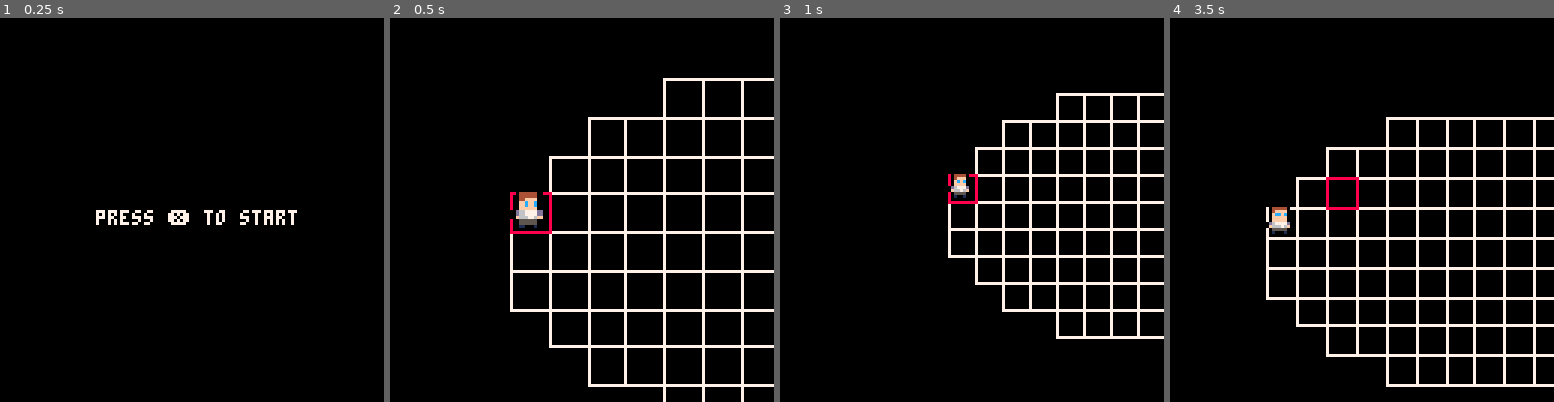
Above: before the commit, frames 1-4 (left to right).
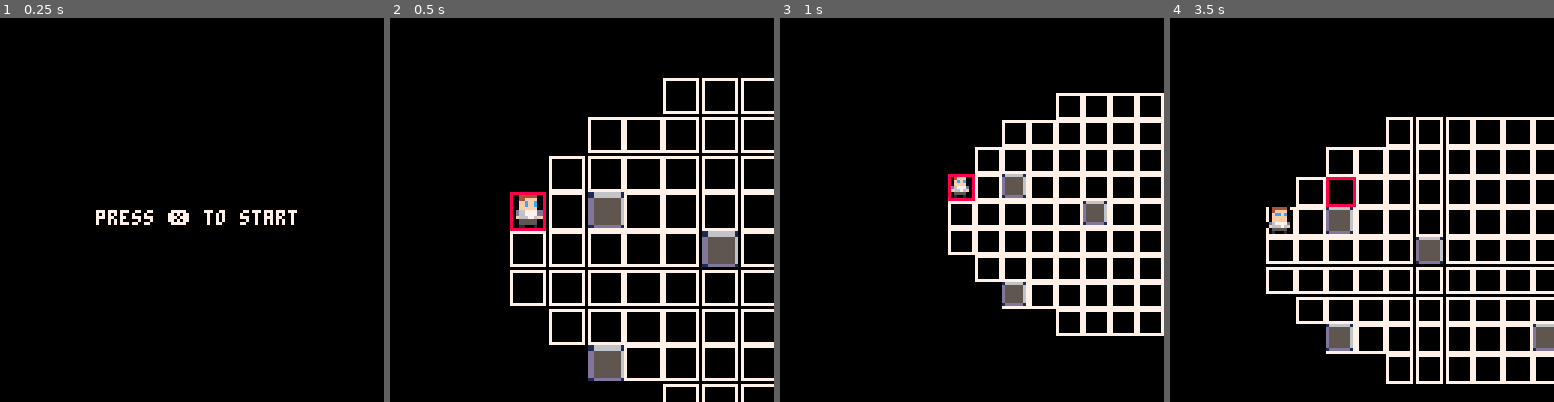
Above: after the commit, the same moments.

Repository: bancliffe/arena
Game: PICO-8 cartridge arena.p8
Same seed, same stepped clock (60 frames per second), same inputs: the game is played once before the commit and once after it.
Inputs:
- Up to frame 1 (0.25 s): no input
- Up to frame 2 (0.5 s): tap X (X key) at 0.33 s
- Up to frame 3 (1 s): tap O (Z key) at 0.7 s
- Up to frame 4 (3.5 s): tap X (X key) at 1.07, 1.85, 2.97 s; hold Right 1.6-2.1 s; tap O (Z key) every 0.4 s from 1.7 to 3.3 s; hold Up 2.15-2.42 s; hold Right 2.47-3.03 s; hold Left from 3.08 s (still down)

Frame 1 is identical in both runs. In frame 2, 8.7% of the frame differs, in the area x 31-100%, y 15-100%; in frame 3, 7.1%; in frame 4, 9.6%, in the area x 25-100%, y 25-97%.

Commit message:
Refactor arena screen logic: streamline unit management and terrain setup
- Removed redundant player and enemy initialization in `screen_arena_init`.
- Integrated unit assignment directly into the map during match setup.
- Simplified drawing logic by eliminating the separate `draw_units` function.
- Added terrain handling for full cover in the map drawing process.
- Adjusted zoom size for map tiles to enhance visual consistency.
- Updated logging to reflect changes in player and enemy creation.

Diff:
--- a/arena.p8
+++ b/arena.p8
@@ -9,9 +9,9 @@
 __gfx__
 00000000e044440ee067770e16666661000220000000000000000000000000000000000000000000000000000000000000000000000000000000000000000000
 00000000e04fff0ee068780ed5555556002442000000000000000000000000000000000000000000000000000000000000000000000000000000000000000000
-00700700e0fcfc0ee067770ed5555556024444200000000000000000000000000000000000000000000000000000000000000000000000000000000000000000
+00700700e0fcfc0ee066770ed5555556024444200000000000000000000000000000000000000000000000000000000000000000000000000000000000000000
 00077000e0ffff0eee0070eed5555556244444420000000000000000000000000000000000000000000000000000000000000000000000000000000000000000
-000770000d6777d0e067770ed5555556244444420000000000000000000000000000000000000000000000000000000000000000000000000000000000000000
+000770000d6777d0e066770ed5555556244444420000000000000000000000000000000000000000000000000000000000000000000000000000000000000000
 007007000f6676f006007070d5555556024444200000000000000000000000000000000000000000000000000000000000000000000000000000000000000000
 00000000e055550ee006700ed5555556002442000000000000000000000000000000000000000000000000000000000000000000000000000000000000000000
 00000000e010010ee060070e1dddddd1000220000000000000000000000000000000000000000000000000000000000000000000000000000000000000000000
--- a/screens/screen_arena.lua
+++ b/screens/screen_arena.lua
@@ -1,8 +1,5 @@
 function screen_arena_init()
     make_map()
-    -- setup players and enemies
-    players={}
-    enemies={}
     setup_match()
     -- zoom variables
     zoom=1
@@ -62,13 +59,11 @@
 
 function screen_arena_draw()
     cls()
-
     -- set camera and clip
     camera(cam_x,cam_y)
     clip(0,0,128,128)
 
     draw_map()
-    draw_units()
 
     -- reset camera and clip
     camera()
@@ -89,6 +84,8 @@
             tile.y=y
             tile.selected=false
             tile.enabled=true
+            tile.unit=nil
+            tile.terrain=nil
             add(row,tile)
         end
         add(map,row)
@@ -133,44 +130,48 @@
             if tile.enabled then
                 local x=tile.x*8*zoom
                 local y=tile.y*8*zoom
-                local size=8*zoom
+                local size=7*zoom
                 rect(x,y,x+size,y+size,tile.selected and 8 or 7 )
+                if tile.unit then
+                    palt(0,false)
+                    palt(14,true)
+                    sspr(tile.unit.sx,tile.unit.sy,8,8,(tile.unit.x)*8*zoom,(tile.unit.y)*8*zoom,8*zoom,8*zoom, false, false)
+                    palt()
+                end
+
+                if tile.terrain then
+                    if tile.terrain=="full_cover" then
+                        sspr(24,0,8,8,(tile.x)*8*zoom,(tile.y)*8*zoom,8*zoom,8*zoom, false, false)
+                    end
+                end
             end
         end
     end
     local tile=map[map_selected_x][map_selected_y]
     local x=tile.x*8*zoom
     local y=tile.y*8*zoom
-    local size=8*zoom
+    local size=7*zoom
     rect(x,y,x+size,y+size,tile.selected and 8 or 7 )
 end
 
-function draw_units()
-    palt(0,false)
-    palt(14,true)
-    for c in all(players) do
-        sspr(c.sx,c.sy,8,8,(c.x)*8*zoom,(c.y)*8*zoom,8*zoom,8*zoom, false, false)
-    end
-
-    for e in all(enemies) do
-        sspr(e.sx,e.sy,8,8,(e.x)*8*zoom,(e.y)*8*zoom,8*zoom,8*zoom, false, false)
-    end
-    palt()
-end
-
 function setup_match()
-    -- setup the intro match
     local c = make_character()
-    log("Player character created: "..c.name)
-    add(players,c)
-    enemies={}
+    map[c.x][c.y].unit=c
     for i=1,2 do
         local e=make_enemy()
         e.name=e.name.." "..i
         e.x=14
         e.y=3+i
-        log("Enemy created: "..e.name)
-        add(enemies,e)
+        map[e.x][e.y].unit=e
     end
-    log("Match setup complete. Players: "..#players..", Enemies: "..#enemies)
+    -- setup random terrain
+    for i=1,5 do
+        local tx=flr(rnd(map_width-2))+2
+        local ty=flr(rnd(map_height-2))+2
+        if map[tx][ty].enabled then
+            map[tx][ty].terrain="full_cover"
+        else
+            i-=1
+        end
+    end
 end
Not shown, changed: log.txt
